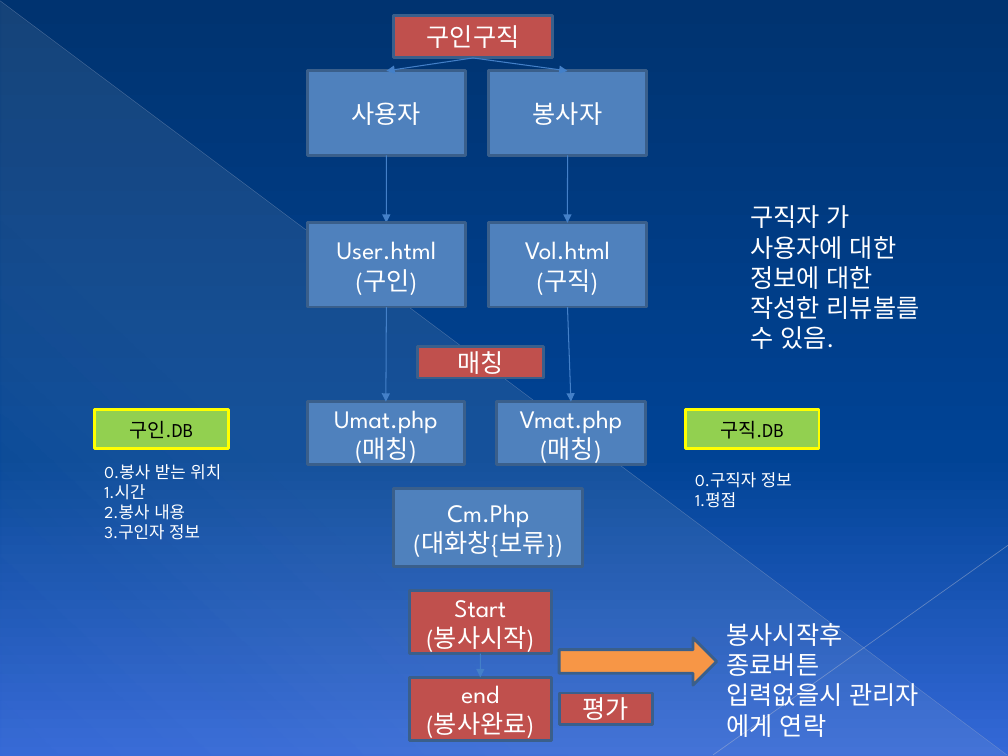
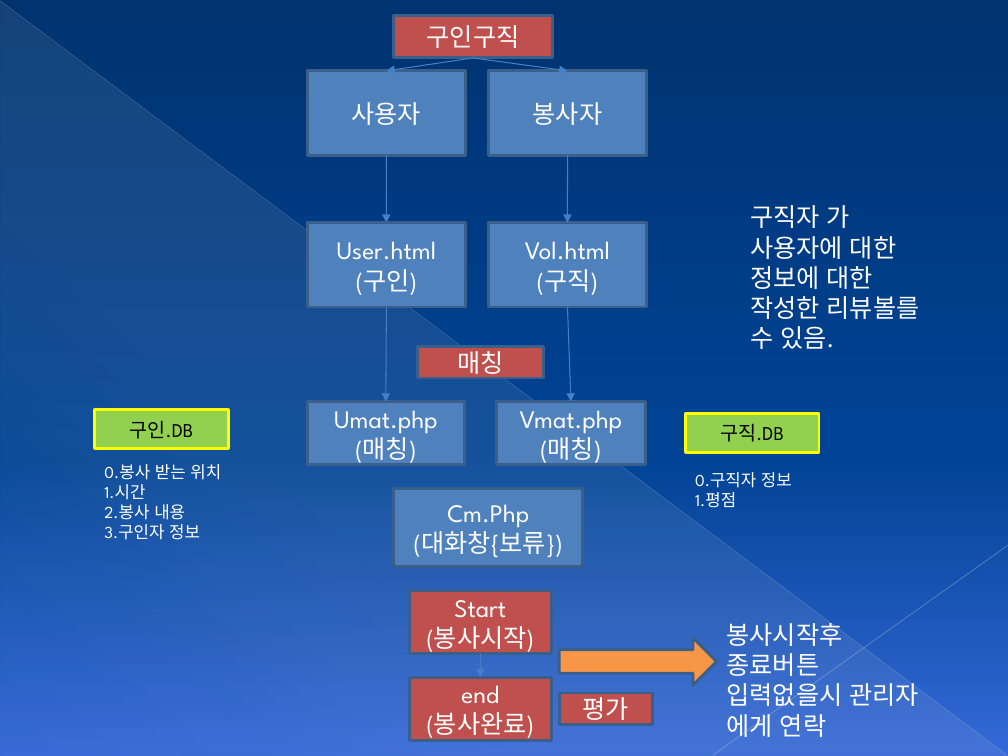
Before and after one commit to HighWoo/HelpingProject-php-mysql, a slide deck: slide 4 of 헬핑프로그램구조.pptx. Drawn at 1008x756 pixels with LibreOffice and Linux fonts; fonts in the diff are those of the drawing. Boxes give left, top, right and bottom in pixels: in the first picture for what was removed or moved away, otherwise in the second. Text is boxed around its words. In the diff, an @@ line names an element or a change of style, - is before the commit and + after.

```diff
--- a/헬핑프로그램구조.pptx
+++ b/헬핑프로그램구조.pptx
@@ rectangle "구직.DB": place and size @@
-rectangle "구직.DB" at box(685, 409, 820, 449)
+rectangle "구직.DB" at box(685, 413, 820, 453)
```
